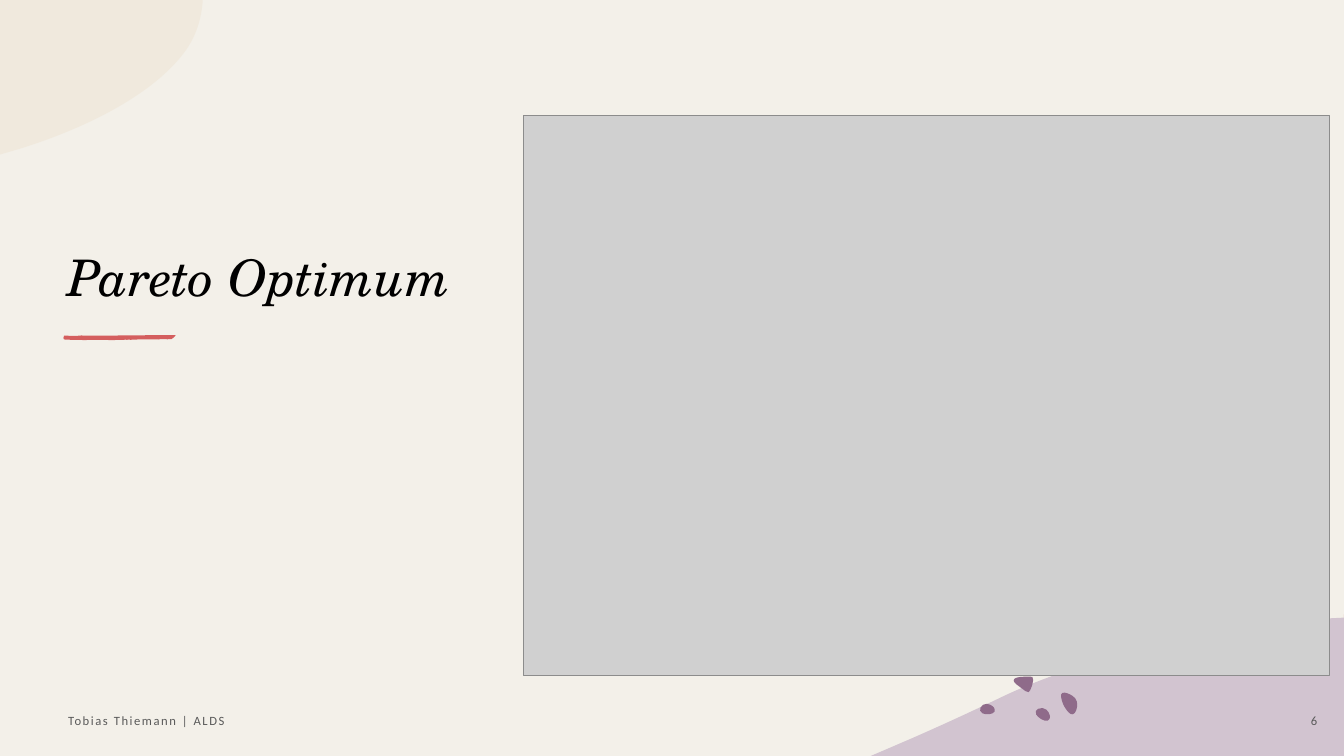
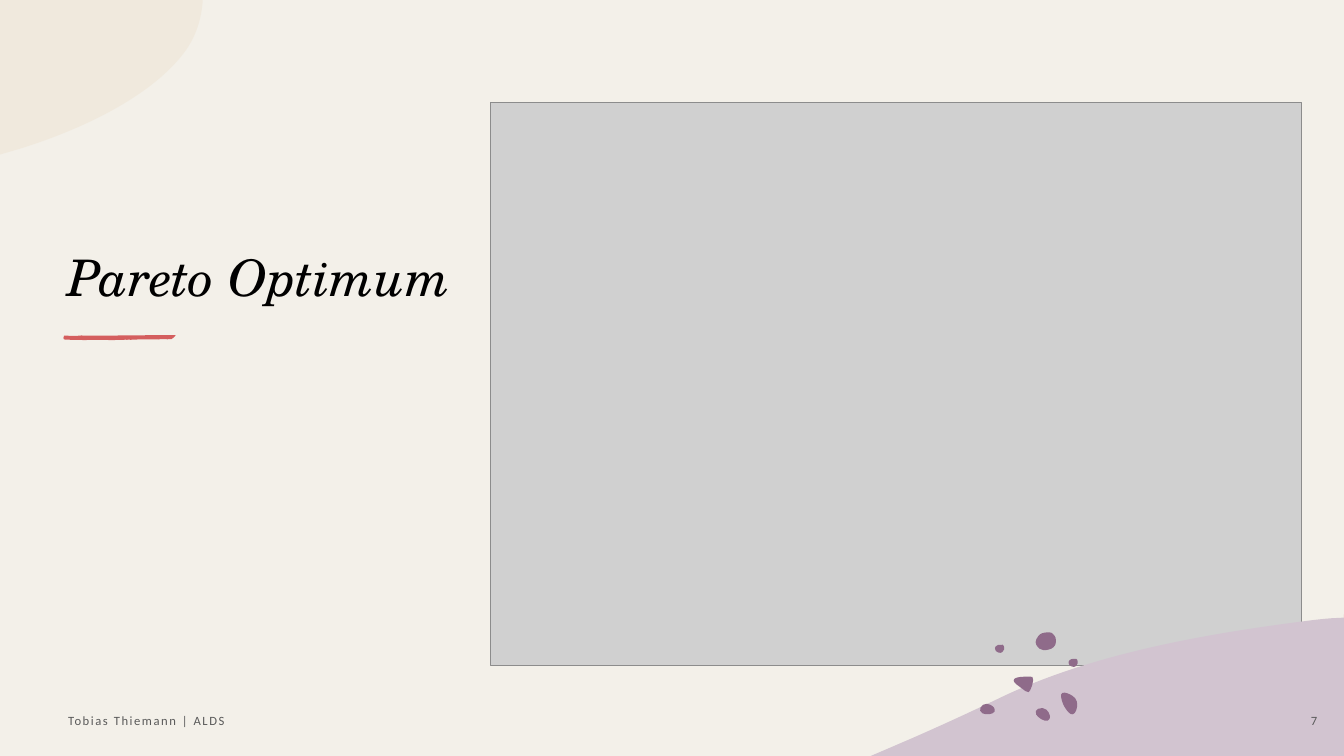
Before and after one commit to Tabisch/ALDS2324, a slide deck: slide 7 of Seminar/Rucksack-Problem_Thiemann.pptx (slide 6 before the commit). Drawn at 1344x756 pixels with LibreOffice and Linux fonts; fonts in the diff are those of the drawing; grey boxes stand for pictures. Boxes give left, top, right and bottom in pixels: in the first picture for what was removed or moved away, otherwise in the second. Text is boxed around its words. In the diff, an @@ line names an element or a change of style, - is before the commit and + after.

```diff
--- a/Seminar/Rucksack-Problem_Thiemann.pptx
+++ b/Seminar/Rucksack-Problem_Thiemann.pptx
@@ picture resized from (x1=523, y1=115, x2=1330, y2=676) to (x1=491, y1=102, x2=1302, y2=665) @@
@@ freeform shape added at (x1=995, y1=644, x2=1004, y2=652), fill #8F6B8A @@
@@ freeform shape added at (x1=1035, y1=632, x2=1056, y2=650), fill #8F6B8A @@
@@ freeform shape added at (x1=1069, y1=658, x2=1078, y2=666), fill #8F6B8A @@
@@ page number at (x1=1311, y1=717, x2=1317, y2=725): text changed @@
-6
+7
```
Also in this commit, not shown: 5 other slides changed, 5 slides added, 10 other files.
